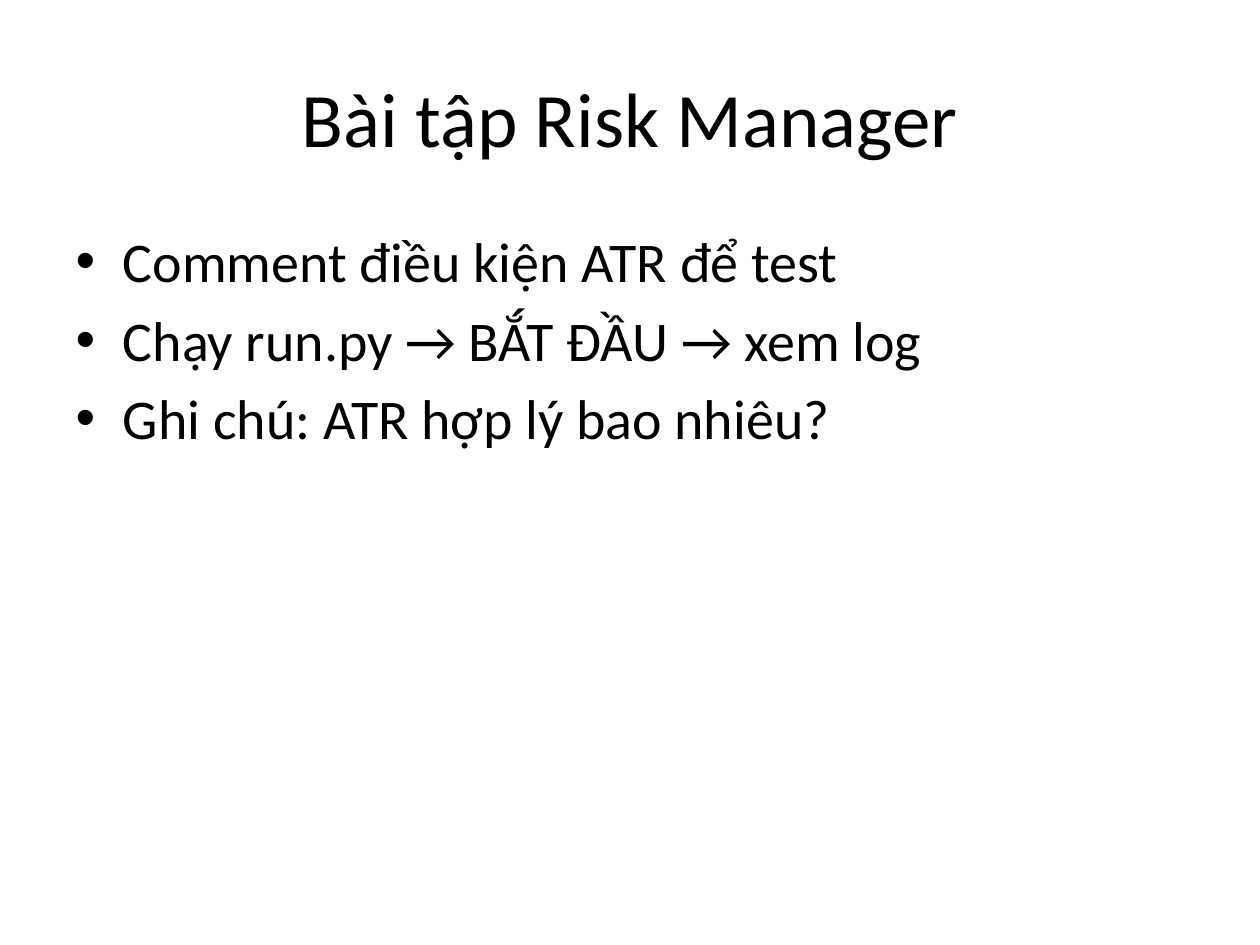
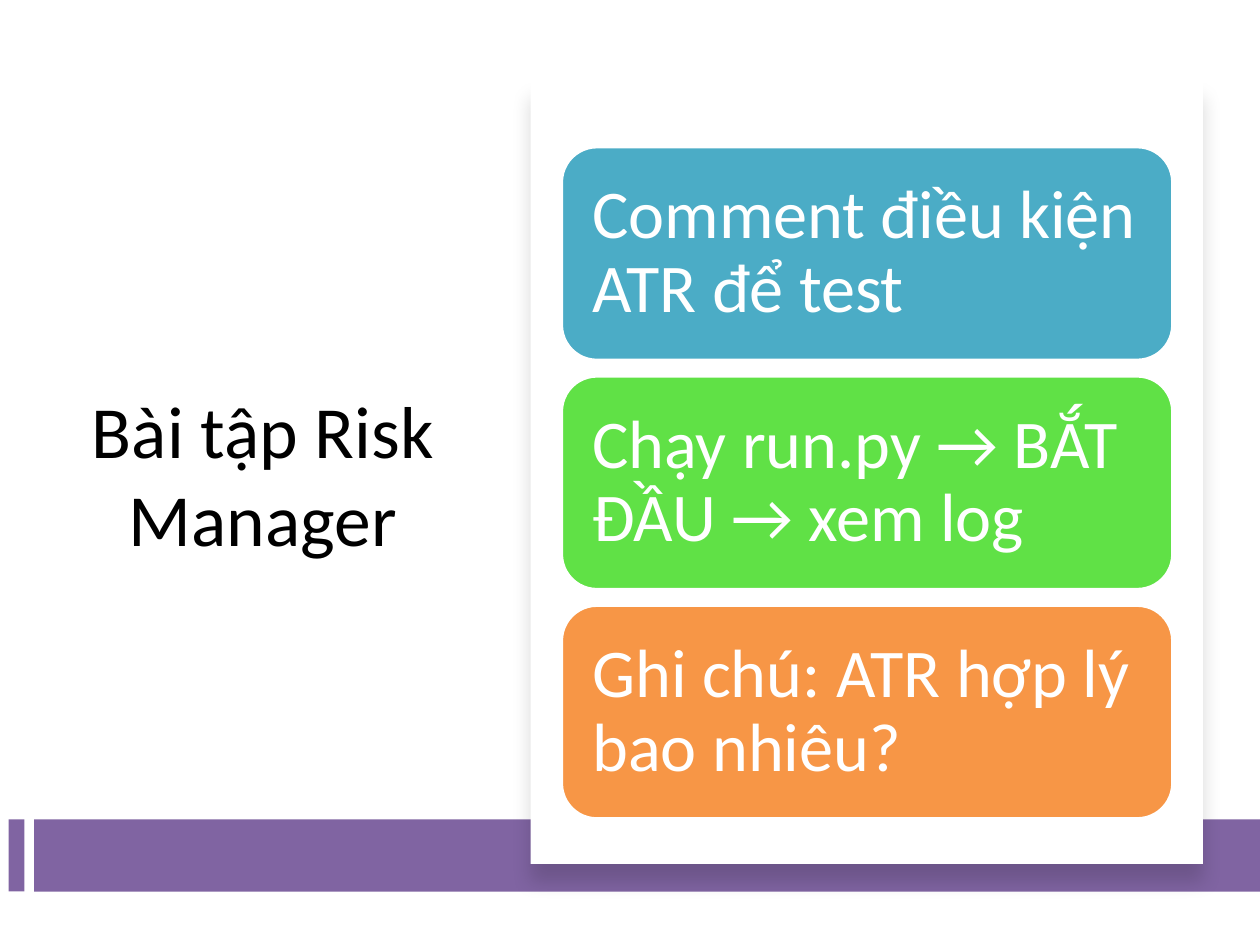
Before and after one commit to j4ngler/Bot_Trading, a slide deck: slide 7 of Buoi2_TradingBot_Slides.pptx. Drawn at 1260x945 pixels with LibreOffice and Linux fonts; fonts in the diff are those of the drawing. Boxes give left, top, right and bottom in pixels: in the first picture for what was removed or moved away, otherwise in the second. Text is boxed around its words. In the diff, an @@ line names an element or a change of style, - is before the commit and + after.

```diff
--- a/Buoi2_TradingBot_Slides.pptx
+++ b/Buoi2_TradingBot_Slides.pptx
@@ rectangle added at <box>530,81,1203,863</box>, fill #FFFFFF @@
@@ title "Bài tập Risk Manager": place and size @@
-title "Bài tập Risk Manager" at <box>302,93,958,161</box>
+title "Bài tập Risk Manager" at <box>92,407,434,559</box>
@@ title "Bài tập Risk Manager" at <box>92,407,434,559</box>: size 44 to 42 pt @@
@@ text removed at <box>123,238,922,449</box> @@
-• Comment điều kiện ATR để test
-• Chạy run.py → BẮT ĐẦU → xem log
-• Ghi chú: ATR hợp lý bao nhiêu?
@@ group added at <box>562,146,1173,819</box>: 3 rounded rectangles, 3 texts @@
+Comment điều kiện ATR để test
+Chạy run.py → BẮT ĐẦU → xem log
+Ghi chú: ATR hợp lý bao nhiêu?
@@ rectangle added at <box>8,820,23,891</box>, fill #8064A2 @@
@@ rectangle added at <box>34,820,1260,892</box>, fill #8064A2 @@
```
Also in this commit, not shown: 10 other slides changed, 1 slide removed, 10 other files.
